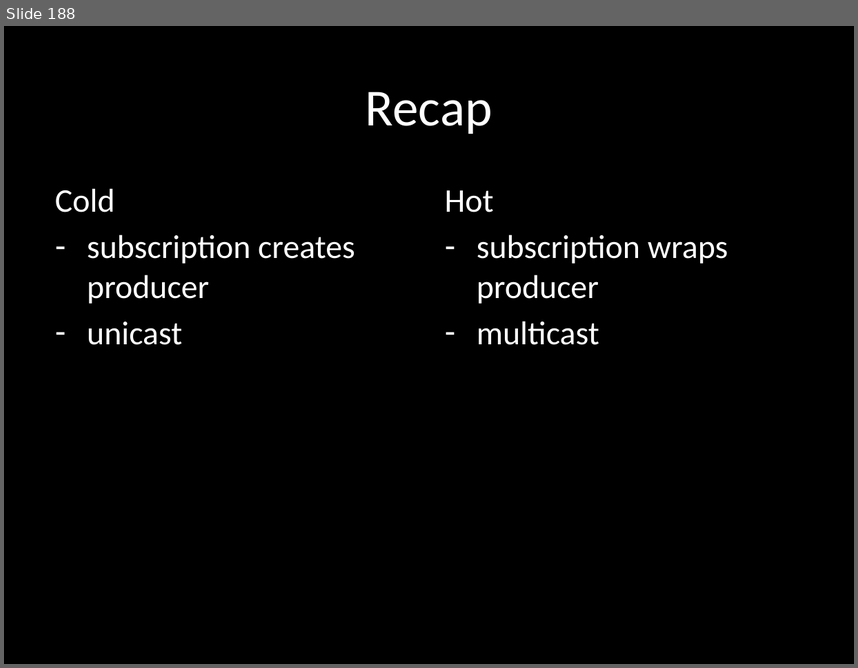
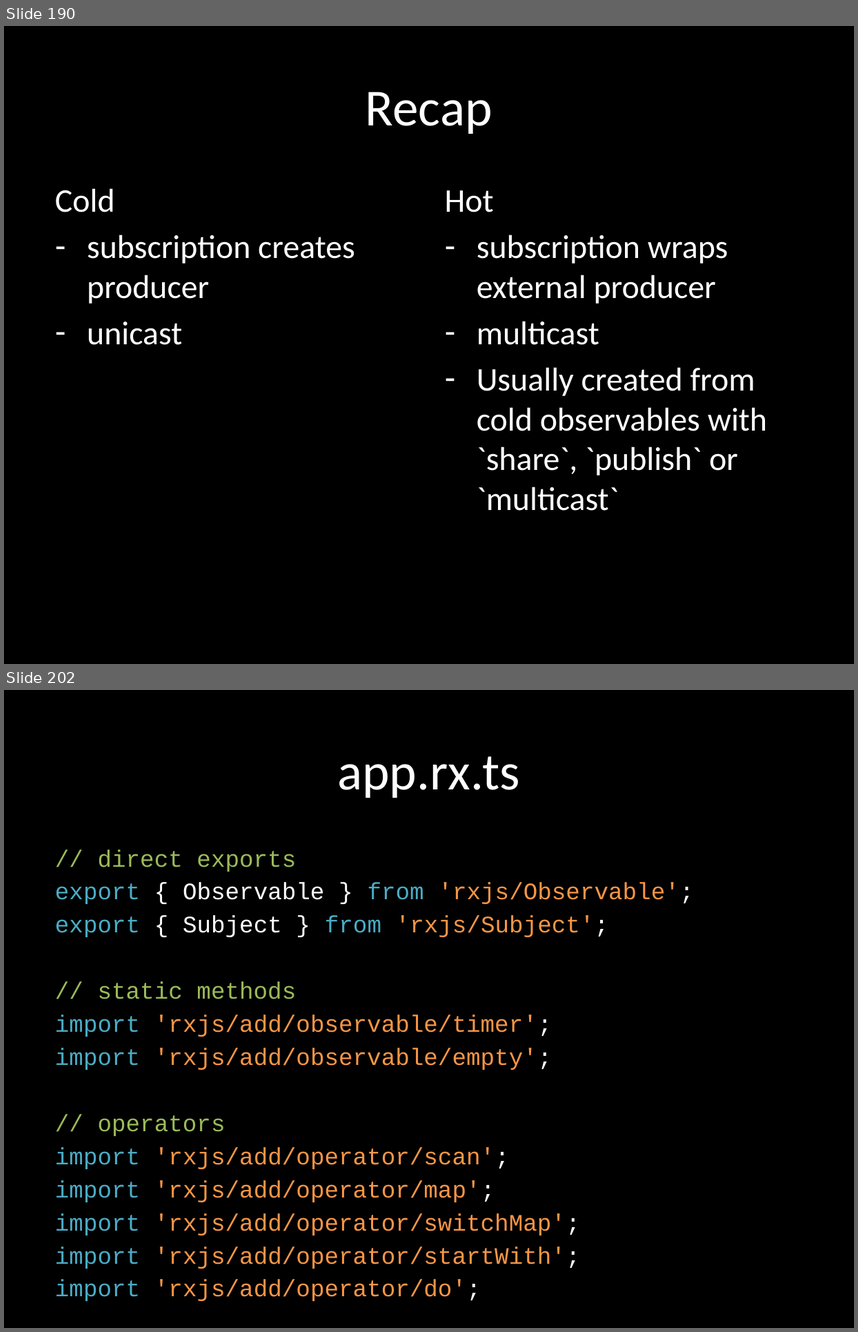
Before and after one commit to benlesh/rxjs-workshop-angular, a slide deck: rxjs-workshop.pptx. Shown one above the other, each under a label of ours: slide 188 before the commit, slides 190 and 202 after it; the slides between them are not shown. The pictures are 858x668 and 858x1332 pixels, drawn with LibreOffice and Linux fonts; fonts in the diff are those of the drawing. Boxes give left, top, right and bottom in pixels: in the first picture for what was removed or moved away, otherwise in the second. Text is boxed around its words. In the diff, an @@ line names an element or a change of style, - is before the commit and + after.

```diff
--- a/rxjs-workshop.pptx
+++ b/rxjs-workshop.pptx
@@ slide 202 added at bbox=[4, 690, 854, 1328], background #000000 @@
@@ title added at bbox=[337, 756, 520, 798], 44 pt, text #FFFFFF @@
+app.rx.ts
@@ text added at bbox=[55, 849, 693, 1268], 20 pt, text #F79646 @@
+// direct exports
+export { Observable } from 'rxjs/Observable';
+export { Subject } from 'rxjs/Subject';
+// static methods
+import 'rxjs/add/observable/timer';
+import 'rxjs/add/observable/empty';
+// operators
+import 'rxjs/add/operator/scan';
+import 'rxjs/add/operator/map';
+import 'rxjs/add/operator/switchMap';
+import 'rxjs/add/operator/startWith';
+import 'rxjs/add/operator/do';
@@ what was slide 188 is now slide 190 @@
@@ slide 190 changed as well @@
@@ text at bbox=[477, 234, 728, 303]: text changed @@
-– subscription wraps producer
+– subscription wraps external producer
@@ text at bbox=[477, 367, 767, 510]: paragraph added @@
+– Usually created from cold observables with `share`, `publish` or `multicast`
```
Also in this commit, not shown: 1 other slide changed, 23 other slides added, 1 slide removed, 19 other files.
